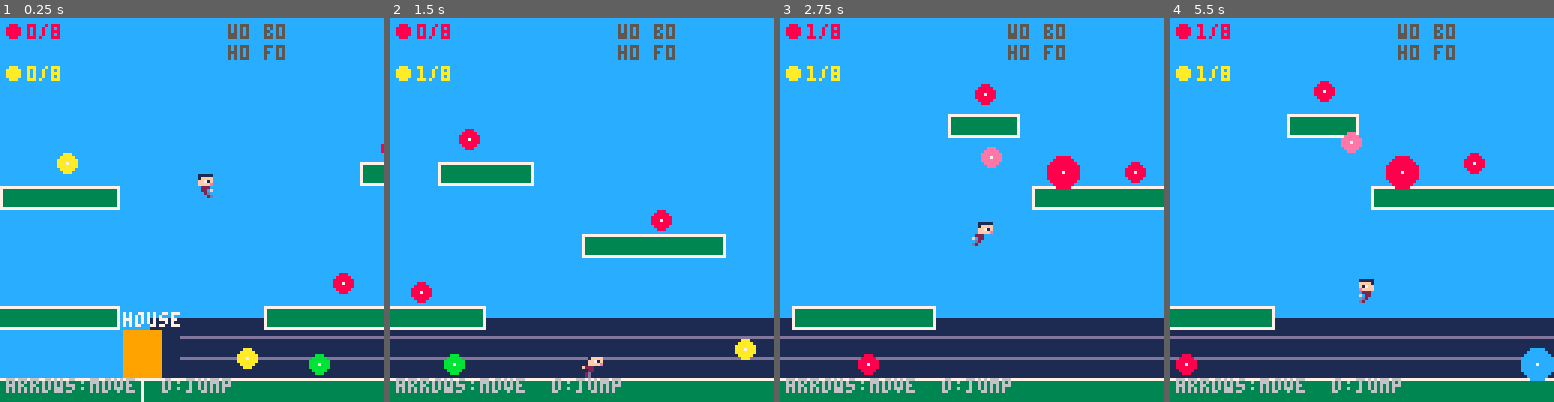
Above: before the commit, frames 1-4 (left to right).
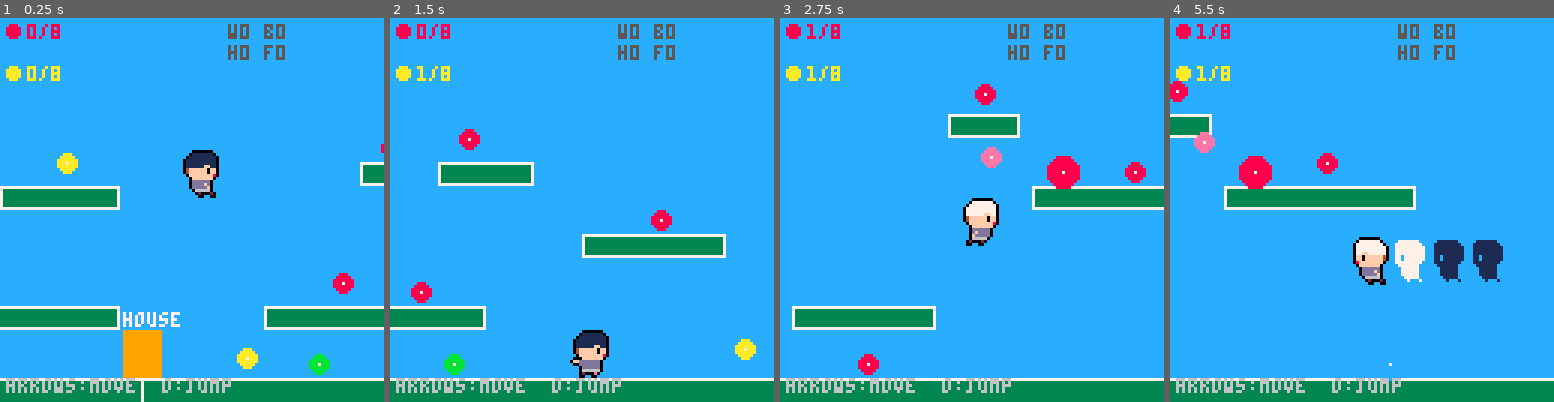
Above: after the commit, the same moments.

Repository: adelacrooz/game1-family-adventure
Game: PICO-8 cartridge game1.p8
Two runs of this game, one before a commit and one after it. Both use one fixed random seed, a clock stepped at 60 frames per second and the inputs below.
Inputs:
- Up to frame 1 (0.25 s): no input
- Up to frame 2 (1.5 s): tap X (X key) at 0.33, 1.07 s; tap O (Z key) at 0.7 s
- Up to frame 3 (2.75 s): hold Right 1.6-2.1 s; tap O (Z key) at 1.7, 2.1, 2.5 s; tap X (X key) at 1.85 s; hold Up 2.15-2.42 s; hold Right from 2.47 s (still down)
- Up to frame 4 (5.5 s): tap O (Z key) every 0.4 s from 2.9 to 5.3 s; tap X (X key) at 2.97, 4.08, 5.2 s; release Right at 3.03 s; hold Left 3.08-3.58 s; hold Down 3.63-3.97 s; hold Right 4.02-4.68 s; hold Up 4.73-5.03 s; hold Left from 5.08 s (still down)

The runs differ from the first frame. In frame 1, 8.5% of the frame differs, in the area x 39-100%, y 34-94%; in frame 2, 14%; in frame 3, 15%; in frame 4, 28%, in the area x 0-100%, y 16-95%.

Commit message:
feat: add wall jump, one-way platforms, pit area, and 2x player sprites
- Wall jump: player can slide down walls (capped fall speed) and kick off with coyote grace frames
- One-way platforms: all floating platforms now passable from below (onetop flag)
- Pit/underground area: ground split with 48px gap, pit walls/floor, camera scrolls vertically into the shaft
- 2x player sprites: draw_player upgraded to 2×2 sprite rendering with updated sprite indices
- dash_is_ground flag: distinguishes air dash from ground dash for correct animation/suppress logic
- New dash sfx (slot 8) plays on both air and ground dash
- Replaced mountain/lake background with underground dirt layer and pit shaft visuals
- Palette transparency switched to color 5 for new sprite sheet

Co-Authored-By: Claude Sonnet 4.6 <noreply@anthropic.com>

Diff:
--- a/game1.p8
+++ b/game1.p8
@@ -25,6 +25,8 @@
  p.on_ground=false
  p.can_dash=true
  dash_timer=0
+ wall_dir=0
+ wall_timer=0
  ghosts={}
  prev_o=false
  prev_x=false
@@ -44,7 +46,11 @@
 dash_dvx=0
 dash_dvy=0
 dash_spr=6
+dash_is_ground=false
 suppress_lf=false
+wall_dir=0          -- -1=left wall, 1=right wall, 0=none
+wall_timer=0        -- frames of grace after touching wall
+on_wall=false       -- true while actively pressed against a wall
 ghosts={}
 prev_o=false
 prev_x=false
@@ -62,6 +68,9 @@
 dash_spd=6.5
 dash_frames=6
 double_tap_frames=10
+wall_jump_spd=2.8   -- horizontal kick when wall jumping
+wall_coyote=8       -- grace frames after leaving a wall
+wall_slide_max=0.6  -- max fall speed while sliding a wall
 
 -- indoor speed
 indoor_spd=1.5
@@ -71,29 +80,37 @@
 -- ===========================
 level_width=960
 platforms={
- {0,120,level_width+8,16},  -- ground (extended 8px past edge to cover wrap seam)
- {48,96,48,8},
- {128,72,48,8},
- {208,96,48,8},
- {288,56,64,8},
- {80,48,32,8},
- {260,32,24,8},
+ -- ground split around pit (gap x=620-668, 48px wide = 8x player w)
+ {0,120,620,16},
+ {668,120,300,16},
+ -- pit side walls (solid, below ground plate, y=136-380)
+ {618,136,2,244},
+ {668,136,2,244},
+ -- pit floor (solid, 260px below ground)
+ {620,380,48,8},
+ -- floating platforms (onetop: pass through from below, land on top)
+ {48,96,48,8,  onetop=true},
+ {128,72,48,8, onetop=true},
+ {208,96,48,8, onetop=true},
+ {288,56,64,8, onetop=true},
+ {80,48,32,8,  onetop=true},
+ {260,32,24,8, onetop=true},
  -- area 2
- {400,96,64,8},
- {480,64,48,8},
- {560,96,56,8},
- {440,40,32,8},
- {520,24,24,8},
- -- area 3
- {640,96,48,8},
- {720,72,64,8},
- {800,96,48,8},
- {680,48,40,8},
- {760,32,32,8},
+ {400,96,64,8, onetop=true},
+ {480,64,48,8, onetop=true},
+ {560,96,56,8, onetop=true},
+ {440,40,32,8, onetop=true},
+ {520,24,24,8, onetop=true},
+ -- area 3 (was {640,96,48,8} -- shifted right past wider pit)
+ {672,96,40,8, onetop=true},
+ {720,72,64,8, onetop=true},
+ {800,96,48,8, onetop=true},
+ {680,48,40,8, onetop=true},
+ {760,32,32,8, onetop=true},
  -- area 4
- {880,96,80,8},
- {920,56,40,8},
- {860,36,32,8},
+ {880,96,80,8, onetop=true},
+ {920,56,40,8, onetop=true},
+ {860,36,32,8, onetop=true},
 }
 
 -- house door trigger (left edge of outdoor level)
@@ -570,7 +587,13 @@
 
 function resolve_x_out()
  for pl in all(platforms) do
-  if rect_overlap(p.x+p.vx,p.y,p.w,p.h,pl[1],pl[2],pl[3],pl[4]) then
+  if not pl.onetop and
+   rect_overlap(p.x+p.vx,p.y,p.w,p.h,pl[1],pl[2],pl[3],pl[4]) then
+   if not p.on_ground then
+    wall_dir=p.vx<0 and -1 or 1
+    wall_timer=wall_coyote
+    on_wall=true
+   end
    p.vx=0 return
   end
  end
@@ -582,12 +605,17 @@
  for pl in all(platforms) do
   if rect_overlap(p.x,p.y+p.vy,p.w,p.h,pl[1],pl[2],pl[3],pl[4]) then
    if p.vy>0 then
-    p.y=pl[2]-p.h
-    p.on_ground=true
-   else
+    -- land on top only if player was above platform (one-way: skip if below)
+    if not pl.onetop or p.y+p.h<=pl[2] then
+     p.y=pl[2]-p.h
+     p.on_ground=true
+     p.vy=0 return
+    end
+   elseif not pl.onetop then
+    -- bounce off ceiling only for solid platforms
     p.y=pl[2]+pl[4]
+    p.vy=0 return
    end
-   p.vy=0 return
   end
  end
  p.y+=p.vy
@@ -622,6 +650,8 @@
 -- init
 -- ===========================
 function _init()
+ palt(0,false)
+ palt(5,true)
  cartdata("game1_save")
  init_notes()
  tasks.fish=dget(30)
@@ -658,9 +688,9 @@
  if grnd and p.land_flash<=0 and btn(5)
   and abs(p.prev_vx)>0.05
   and (p.vx>0)~=(p.prev_vx>0) then
-  p.land_flash=8
-  p.is_dir_flash=true
-  sfx(7)
+  if suppress_lf then suppress_lf=false
+  else p.land_flash=8 p.is_dir_flash=true sfx(7)
+  end
  end
  if p.land_flash>0 then p.land_flash-=1 end
  if p.vx>0.1 then p.facing=1 elseif p.vx<-0.1 then p.facing=-1 end
@@ -671,21 +701,24 @@
 function get_player_spr()
  local grnd=scene~="outdoor" or p.on_ground
  local fx=p.facing<0
- if p.land_flash>0 then return 8,p.is_dir_flash~=fx end
+ if p.land_flash>0 then return 30,p.is_dir_flash~=fx end
  if not grnd then
-  if dash_timer>0 then return 6,fx end
-  if p.vy<0 then return 6,fx else return 7,fx end
+  if dash_timer>0 then return 26,fx end
+  if p.vy<0 then return 26,fx else return 28,fx end
  end
  if abs(p.vx)>0.1 then
   local spd=btn(5) and 4 or 6
-  return 3+flr(p.anim_t/spd)%3,fx
- end
- return 1+flr(p.anim_t/20)%2,fx
+  return 20+flr(p.anim_t/spd)%3*2,fx
+ end
+ return 16+flr(p.anim_t/20)%2*2,fx
 end
 
 function draw_player()
  local s,fx=get_player_spr()
- spr(s,p.x-1,p.y,1,1,fx)
+ local flash=not p.can_dash or (dash_timer>0 and dash_is_ground)
+ if flash then pal(1,7) end
+ spr(s,p.x-5,p.y-8,2,2,fx)
+ if flash then pal(1,1) end
 end
 
 -- ===========================
@@ -725,8 +758,11 @@
  if p.on_ground then
   coyote_timer=coyote_frames
   p.can_dash=true
+  wall_dir=0
+  wall_timer=0
  else
   coyote_timer=max(0,coyote_timer-1)
+  wall_timer=max(0,wall_timer-1)
  end
  if jump_buffer>0 then jump_buffer-=1 end
 
@@ -736,7 +772,7 @@
   p.vy=dash_dvy
   if dash_timer==0 then
    p.vy=p.vy*0.3
-   if dash_spr==3 then suppress_lf=true end
+   if dash_is_ground then suppress_lf=true end
   end
   if dash_timer>0 and dash_timer%2==0 and not p.on_ground then
    add(ghosts,{x=p.x,y=p.y,fx=p.facing<0,t=8,s=dash_spr})
@@ -761,7 +797,8 @@
    p.vx*=ground_friction
    if abs(p.vx)<0.1 then p.vx=0 end
   end
-  p.vy=min(p.vy+gravity,max_fall)
+  local fall_cap=on_wall and p.vy>0 and wall_slide_max or max_fall
+  p.vy=min(p.vy+gravity,fall_cap)
  end
 
  local o_press=btn(4) and not prev_o
@@ -778,6 +815,14 @@
    inv[near_node.typ]+=1
    last_gathered=near_node.typ
    res_flash=30
+  elseif not p.on_ground and wall_timer>0 then
+   -- wall jump: kick away from wall
+   p.vx=-wall_dir*wall_jump_spd
+   p.vy=jump_force
+   wall_timer=0
+   coyote_timer=0
+   jump_buffer=0
+   sfx(0)
   elseif not p.on_ground and p.can_dash then
    -- air dash: press o while airborne (once per jump)
    local dx=0
@@ -794,9 +839,11 @@
    end
    p.vx=dash_dvx
    p.vy=dash_dvy
-   dash_spr=6
-   add(ghosts,{x=p.x,y=p.y,fx=p.facing<0,t=8,s=6})
+   dash_spr=26
+   sfx(8)
+   add(ghosts,{x=p.x,y=p.y,fx=p.facing<0,t=8,s=26})
    dash_timer=dash_frames
+   dash_is_ground=false
    p.can_dash=false
   else
    jump_buffer=jump_buffer_frames
@@ -817,14 +864,17 @@
    if dx==0 then dx=p.facing end
    dash_dvx=dx*dash_spd
    dash_dvy=0
-   dash_spr=3
+   dash_spr=26
+   sfx(8)
    p.vx=dash_dvx
    dash_timer=dash_frames
+   dash_is_ground=true
   else
    x_tap_timer=double_tap_frames
   end
  end
 
+ on_wall=false       -- reset before resolve so gravity read prev-frame value
  resolve_x_out()
  resolve_y_out()
 
@@ -915,22 +965,14 @@
 -- draws the world background (called twice for seamless looping)
 function draw_world_bg()
  rectfill(0,0,level_width,120,12)
- -- mountains
- rectfill(560,70,680,120,5)
- rectfill(578,50,662,70,5)
- rectfill(596,32,644,50,5)
- rectfill(614,18,626,32,5)
- rectfill(613,15,627,20,7)
- rectfill(700,78,840,120,5)
- rectfill(720,56,820,78,5)
- rectfill(742,36,798,56,5)
- rectfill(760,20,780,36,5)
- rectfill(759,17,781,23,7)
- -- lake
- rectfill(10,96,390,120,1)
- rectfill(10,96,390,99,12)
- line(20,106,380,106,13)
- line(20,113,380,113,13)
+ -- underground dirt layer (visible when camera scrolls into pit)
+ rectfill(0,120,level_width,390,4)
+ -- pit shaft interior (black opening)
+ rectfill(620,120,667,388,0)
+ -- tile sprite 0 along pit perimeter (left wall, right wall, floor)
+ for ty=120,380,8 do spr(0,610,ty) end  -- left inner strip
+ for ty=120,380,8 do spr(0,668,ty) end  -- right inner strip
+ for tx=620,660,8 do spr(0,tx,388) end  -- bottom row
  -- platforms
  for pl in all(platforms) do
   rectfill(pl[1],pl[2],pl[1]+pl[3]-1,pl[2]+pl[4]-1,3)
@@ -959,27 +1001,32 @@
 function draw_outdoor()
  cls(1)
  local cam_x=p.x-64  -- unclamped for seamless loop
+ -- scroll down when player's feet go below ground (y=120)
+ local cam_y=max(0,p.y+p.h-120)
 
  -- primary world draw
- camera(cam_x,0)
+ camera(cam_x,cam_y)
  draw_world_bg()
 
  -- secondary draw to show the far end of the world near each edge
  if cam_x>level_width-128 then
-  camera(cam_x-level_width,0)
+  camera(cam_x-level_width,cam_y)
   draw_world_bg()
  elseif cam_x<0 then
-  camera(cam_x+level_width,0)
+  camera(cam_x+level_width,cam_y)
   draw_world_bg()
  end
 
  -- dash ghosts and player (primary world space)
- camera(cam_x,0)
+ camera(cam_x,cam_y)
  for g in all(ghosts) do
   local gc=g.t>4 and 7 or 1
+  palt(0,true)
   for c=1,15 do pal(c,gc) end
-  spr(g.s,g.x-1,g.y,1,1,g.fx)
+  spr(g.s,g.x-5,g.y-8,2,2,g.fx)
   pal()
+  palt(0,false)
+  palt(5,true)
  end
  draw_player()
 
Not shown, changed: 25 lines of the sprite sheet (__gfx__) section of game1.p8
Not shown, changed: the sound effects (__sfx__) section of game1.p8
